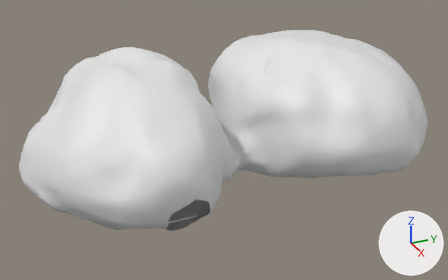
Before and after pictures for a commit that changed the Blender file Assets/models/cave/room02/room02a_alt03.blend.
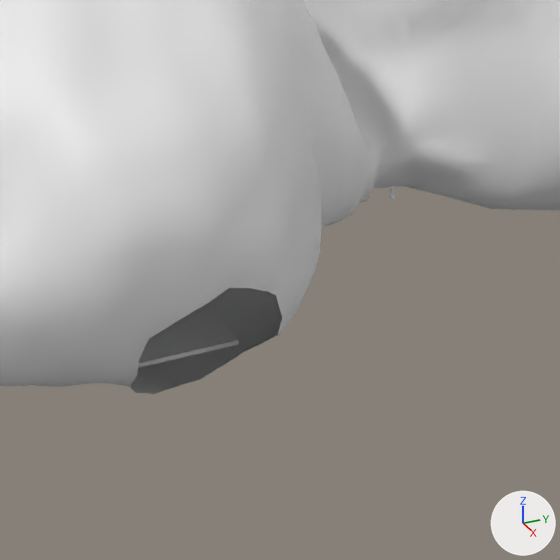
Old and new are each drawn whole from a camera (50 mm lens) standing at (86.5, -40.3, 46.2) and looking at (1.0, -1.8, 3.4) and again close up on the part from 28% to 65% of the width and 41% to 100% of the height. The lights are fixed; the arrows at lower right show +X, +Y and +Z.

Names of what the first close-up shows: 'floor', 'new_walls'.
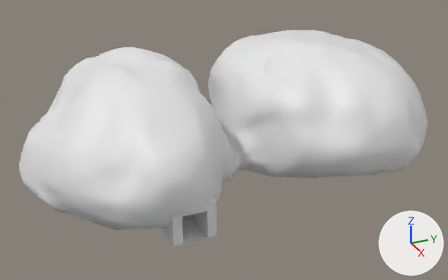
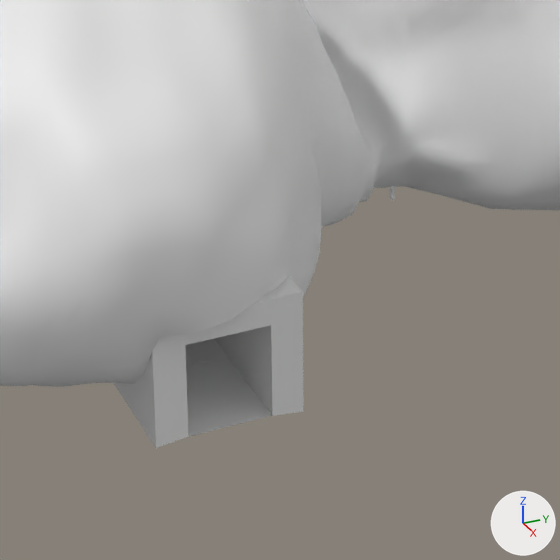
The change, as a list of edits to the scene's bpy script:
```text
Change me_cylinder_006:
    where me_cylinder_006.from_pydata(...)  # 5044 vertices, 4972 faces; spans x -23.5..22.3, y -65.7..3.8, z -9.2..12.6
    used by ob_new_walls; location = (0.43, 31.58, 6.28)
    before: 938 (20.8, -50.4, -2.7) at pixel (138, 360), 939 (18.8, -50.1, -5.1) at pixel (130, 386), 1372 (18.4, -49.7, -5.8) at pixel (135, 392), 1940 (20.8, -44.9, -0.4) at pixel (271, 276), 3035 (21.4, -46.0, 0.5) at pixel (251, 269)
    before: 3036 (20.5, -44.9, -1.2) at pixel (267, 291), 3097 (21.4, -50.1, -1.5) at pixel (149, 338), 3114 (18.9, -50.9, -4.7) at pixel (110, 383), 3137 (20.0, -50.2, -3.9) at pixel (137, 375), 4595 (21.4, -50.8, -1.7) at pixel (132, 347)
    before: 4598 (20.1, -50.9, -3.8) at pixel (118, 378)
    me_cylinder_006 part 1
    add for i in [1372, 3114, 4595, 4598]: me_cylinder_006.vertices[i].co += Vector((0.0, 0.2, 0.0))
    add for i in [938, 939, 3097, 3137]: me_cylinder_006.vertices[i].co += Vector((0.0, 0.4, 0.0))
    add for i in [1940, 3035, 3036]: me_cylinder_006.vertices[i].co += Vector((0.0, 0.0, -0.2))
    me_cylinder_006.vertices[59].co: (22.0, -47.9, -0.2) -> (22.0, -47.9, -1.3)  # pixel (208, 302) -> pixel (209, 328)
    me_cylinder_006.vertices[907].co: (21.2, -46.0, -0.4) -> (21.2, -46.0, -1.2)  # pixel (249, 288) -> pixel (249, 306)
    me_cylinder_006.vertices[937].co: (21.9, -49.9, -0.7) -> (21.9, -49.7, -0.9)  # pixel (158, 324) -> pixel (162, 327)
    me_cylinder_006.vertices[1367].co: (22.0, -48.9, -0.5) -> (22.0, -48.9, -1.3)  # pixel (183, 317) -> pixel (184, 334)
    me_cylinder_006.vertices[1497].co: (17.0, -47.6, -6.9) -> (17.0, -47.6, -6.4)  # pixel (174, 387) -> not seen
    me_cylinder_006.vertices[1504].co: (22.2, -48.0, 0.3) -> (22.2, -48.0, -0.3)  # pixel (208, 293) -> pixel (208, 307)
    me_cylinder_006.vertices[2041].co: (17.6, -43.1, -4.8) -> (17.6, -43.2, -4.8)  # pixel (283, 326) -> not seen
    me_cylinder_006.vertices[3052].co: (21.6, -46.9, 0.0) -> (21.6, -46.9, -1.4)  # pixel (229, 287) -> pixel (229, 319)
    me_cylinder_006.vertices[3053].co: (15.2, -46.4, -7.5) -> (15.2, -46.4, -7.4)  # pixel (188, 371) -> not seen
    me_cylinder_006.vertices[3096].co: (22.1, -49.9, 0.3) -> (22.1, -49.9, 0.2)  # pixel (160, 304) -> pixel (160, 306)
    me_cylinder_006.vertices[3113].co: (21.0, -51.0, -2.8) -> (21.0, -50.7, -2.8)  # pixel (124, 367) -> pixel (130, 366)
    me_cylinder_006.vertices[4140].co: (21.5, -49.4, -1.2) -> (21.5, -49.2, -1.4)  # pixel (166, 328) -> not seen
    me_cylinder_006.vertices[4141].co: (22.2, -48.9, 0.3) -> (22.2, -48.9, -0.1)  # pixel (186, 301) -> pixel (186, 308)
    me_cylinder_006.vertices[4171].co: (18.3, -43.6, -4.7) -> (18.3, -43.8, -4.7)  # pixel (277, 334) -> not seen
    me_cylinder_006.vertices[4172].co: (20.1, -44.4, -1.7) -> (20.1, -44.4, -1.8)  # pixel (275, 295) -> not seen
    me_cylinder_006.vertices[4974].co: (21.8, -47.0, 0.5) -> (21.8, -47.0, -0.2)  # pixel (230, 278) -> pixel (231, 296)
    me_cylinder_006.vertices[4981].co: (16.4, -46.3, -7.2) -> (16.4, -46.3, -6.3)  # pixel (200, 379) -> pixel (199, 361)
Add me_cube_002:
    me_cube_002.from_pydata(...)  # 24 vertices, 23 faces; spans x -2.91..2.91, y -3.09..3.09, z -2.72..2.73
    me_cube_002.materials.append(mat_astrology_door_frame)  # its picture is missing
Add ob_leo_tunnel:
    ob_leo_tunnel = bpy.data.objects.new('leo_tunnel', me_cube_002)
    ob_leo_tunnel.location = (18.58, -15.21, 2.33)
```

Changed parts and their boxes (x1, y1, x2, y2) in the close-ups (560 x 560 px; the box of a moved part takes in the faces that stretch with it):
'new_walls', reshaped
    before: (0, 0, 560, 394)
    after: (0, 0, 560, 387)
'leo_tunnel', added
    after: (114, 275, 303, 448)
part 1 of me_cylinder_006, moved or reshaped
    before: (88, 230, 299, 394)
    after: (88, 230, 288, 384)
'floor', unchanged, covered by the edit
    before: (138, 303, 239, 368)
    after: (185, 339, 218, 352)
